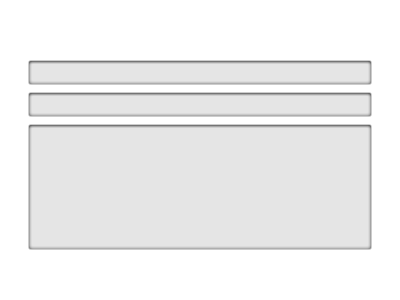
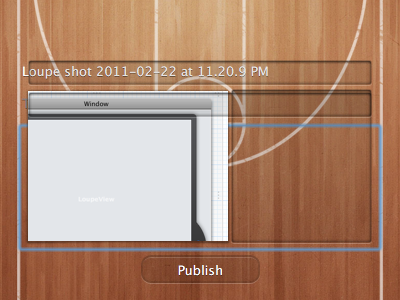
Layered file, before and after one edit (400 x 300). Changes by layer:
painted on "comment" over [28,89,372,250]
added layer "Layer 4" above "Shape 1" over [28,91,228,241]
added layer "Shape 1" (72%) above "Layer 3" over [27,91,229,243]
showed "Layer 2" over [0,0,400,300]
